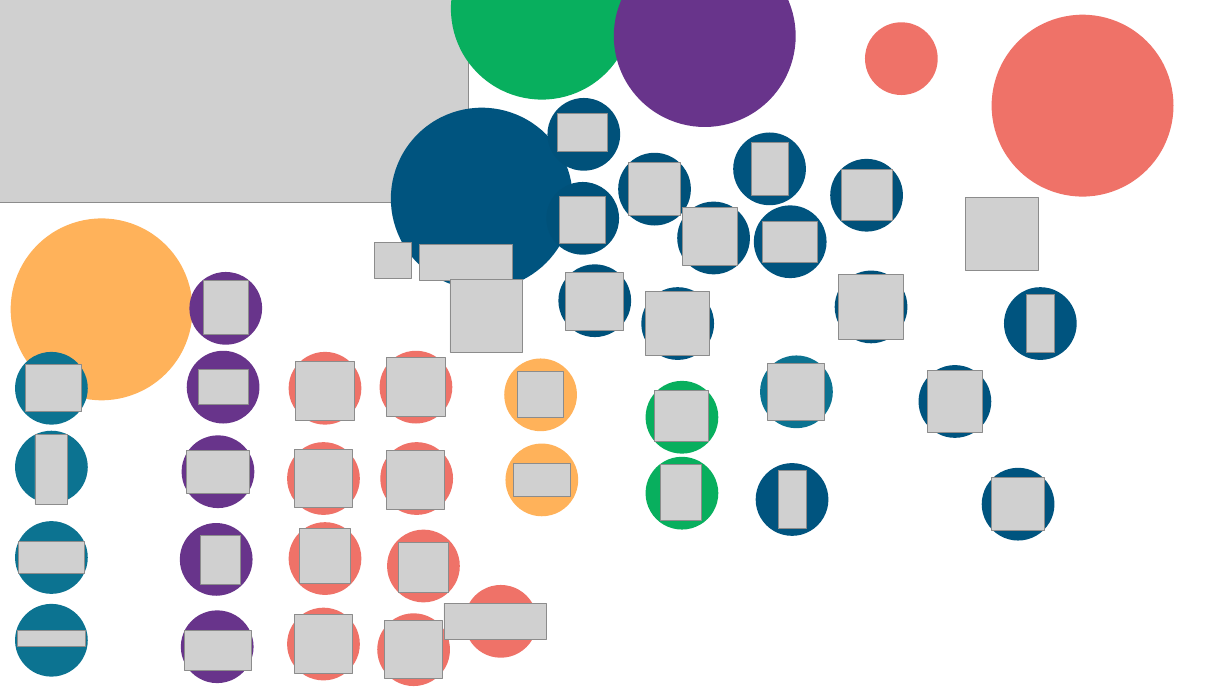
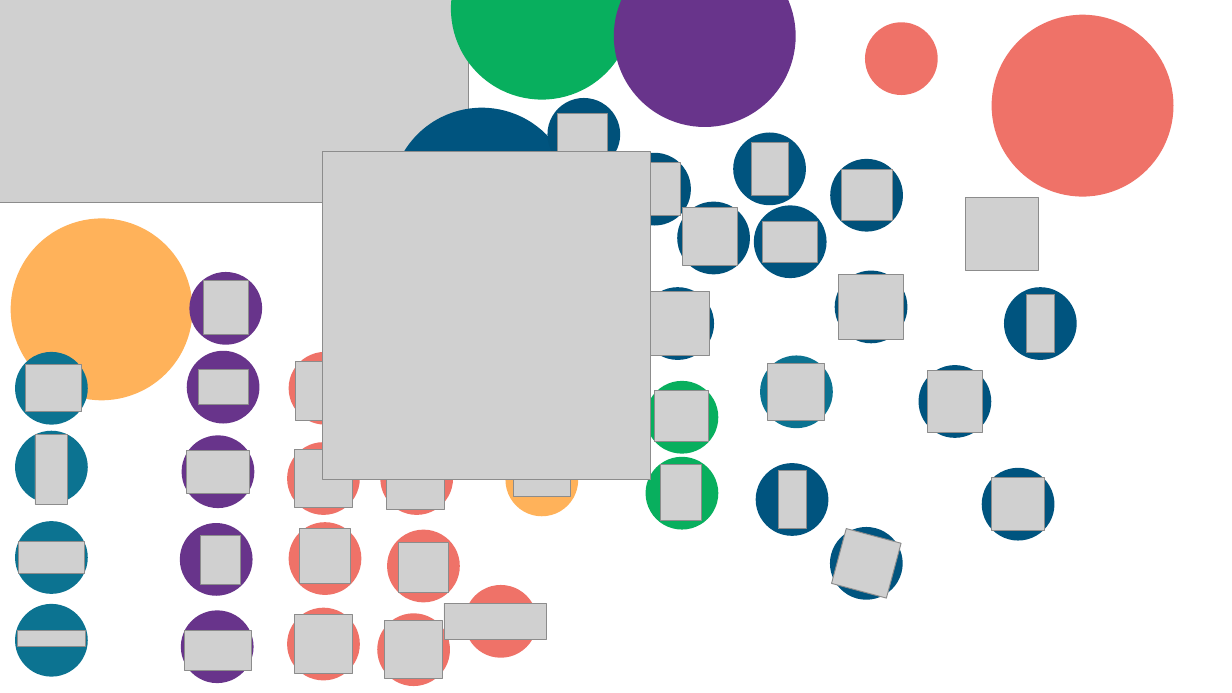
Before and after one commit to xpessoles/TP_Documents_PSI, a slide deck: slide 2 of ChaineFonctionnelle_V2.pptx. Drawn at 1232x693 pixels with LibreOffice and Linux fonts; fonts in the diff are those of the drawing; grey boxes stand for pictures; background and template pictures are left out. Boxes give left, top, right and bottom in pixels: in the first picture for what was removed or moved away, otherwise in the second. Text is boxed around its words. In the diff, an @@ line names an element or a change of style, - is before the commit and + after.

```diff
--- a/ChaineFonctionnelle_V2.pptx
+++ b/ChaineFonctionnelle_V2.pptx
@@ picture: place and size @@
-picture at box(450, 279, 523, 352)
+picture at box(323, 152, 651, 480)
@@ ellipse removed at box(546, 182, 619, 255) @@
@@ picture removed at box(559, 197, 605, 243) @@
@@ picture removed at box(375, 242, 411, 278) @@
@@ picture removed at box(420, 244, 513, 280) @@
@@ ellipse removed at box(558, 264, 631, 337) @@
@@ picture removed at box(566, 273, 624, 331) @@
@@ ellipse removed at box(380, 351, 453, 424) @@
@@ picture removed at box(386, 358, 445, 417) @@
@@ ellipse removed at box(505, 359, 578, 432) @@
@@ picture removed at box(518, 372, 564, 418) @@
@@ ellipse added at box(817, 513, 916, 613), fill #00547F @@
@@ picture added at box(832, 529, 901, 598) @@
```
Also in this commit, not shown: 1 other slide changed, 1 slide added.
